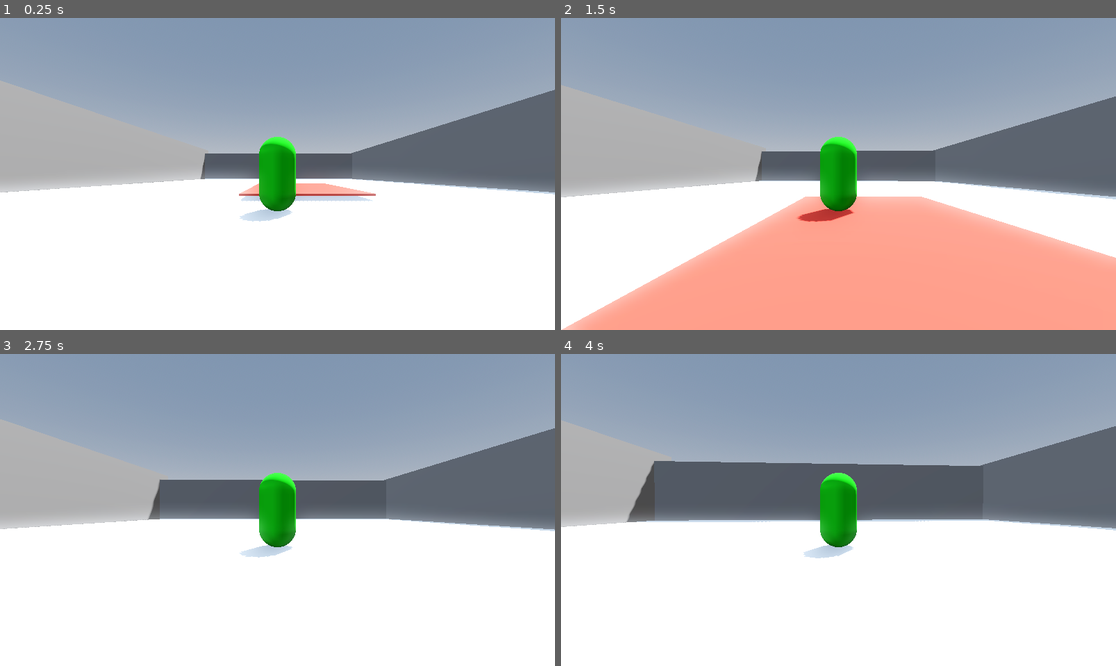
Above: before the commit, frames 1-4 (two rows, left to right).
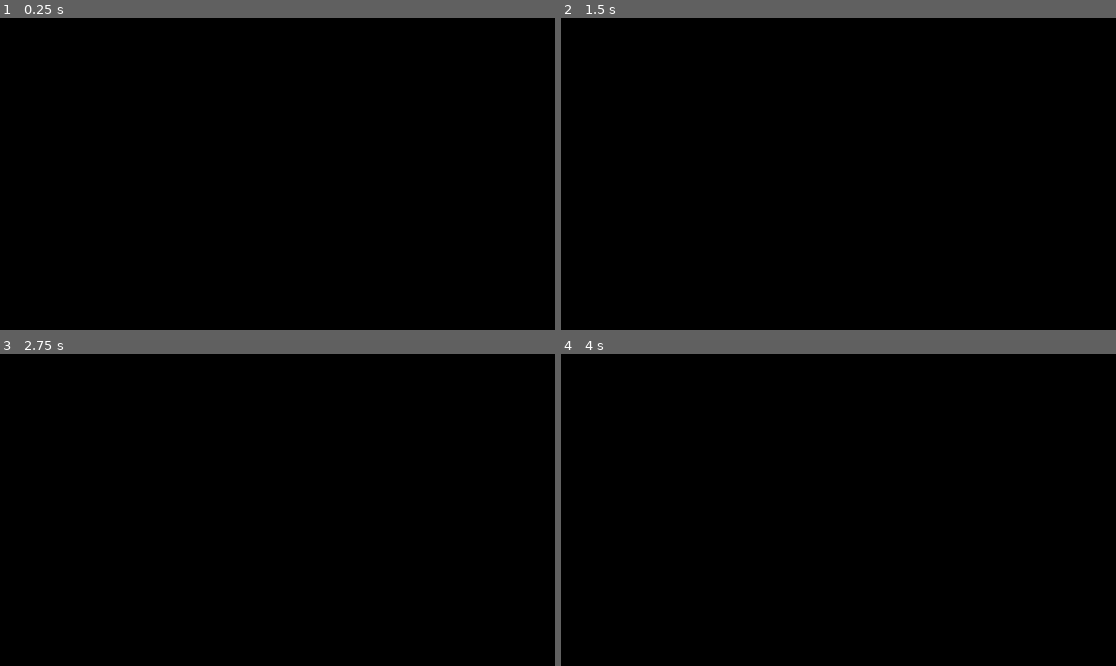
Above: after the commit, the same moments.

Repository: TylerPederson/effort
Game: Godot game, scene res://boss_room.tscn
Two runs of this game, one before a commit and one after it. Both use one fixed random seed, a clock stepped at 60 frames per second and the inputs below. Before the commit the project starts from res://sandbox_level.tscn.
Inputs (mouse positions are in pixels of both pictures, inside the frame that each line leads up to):
- Up to frame 1 (0.25 s): no input
- Up to frame 2 (1.5 s): tap Enter (ui_accept) at 0.5, 0.77 s; move the mouse to (866, 174) at 0.52 s; hold Up (ui_up) from 0.53 s (still down); move the mouse to (810, 174) at 1.27 s
- Up to frame 3 (2.75 s): keep holding Up (ui_up); tap Enter (ui_accept) at 1.52 s; move the mouse to (288, 503) at 2.02 s
- Up to frame 4 (4 s): keep holding Up (ui_up); move the mouse to (832, 516) at 2.77 s; tap Enter (ui_accept) at 3.02, 3.77 s; move the mouse to (877, 513) at 3.52 s

The runs differ from the first frame. In frame 1, 100% of the frame differs, in the area x 0-100%, y 0-100%; in frame 2, 100%; in frame 3, 100%; in frame 4, 100%.

Commit message:
Working on dimensions of the room

Diff:
--- a/boss_room.tscn
+++ b/boss_room.tscn
@@ -1,9 +1,12 @@
-[gd_scene format=3 uid="uid://clerkr85kk6ww"]
+[gd_scene load_steps=2 format=3 uid="uid://clerkr85kk6ww"]
+
+[ext_resource type="PackedScene" uid="uid://703h7fkmxdhp" path="res://player.tscn" id="1_ve44f"]
 
 [node name="BossRoom" type="Node3D"]
 
 [node name="CSGCylinder3D" type="CSGCylinder3D" parent="."]
 transform = Transform3D(52.034306, 0, 0, 0, 0.9999996, 0, 0, 0, 56.829365, 0, -10.8442335, 0)
+use_collision = true
 height = 23.688477
 sides = 64
 
@@ -22,3 +25,6 @@
 [node name="Wall4" type="CSGBox3D" parent="."]
 transform = Transform3D(-4.371139e-08, 0, 1, 0, 1, 0, -1, 0, -4.371139e-08, -1.0847836, 16.99469, 44.748466)
 size = Vector3(0.65283203, 57.8692, 86.69642)
+
+[node name="Player" parent="." instance=ExtResource("1_ve44f")]
+transform = Transform3D(1, 0, 0, 0, 1, 0, 0, 0, 1, 0, 3.0200787, 0)
--- a/project.godot
+++ b/project.godot
@@ -15,6 +15,6 @@
 [application]
 
 config/name="Effort"
-run/main_scene="res://sandbox_level.tscn"
+run/main_scene="uid://clerkr85kk6ww"
 config/features=PackedStringArray("4.5", "Forward Plus")
 config/icon="res://icon.svg"
--- a/sandbox_level.tscn
+++ b/sandbox_level.tscn
@@ -26,7 +26,7 @@
 environment = SubResource("Environment_xftbl")
 
 [node name="DirectionalLight3D" type="DirectionalLight3D" parent="."]
-transform = Transform3D(-0.8660254, -0.43301278, 0.25, 0, 0.49999997, 0.86602545, -0.50000006, 0.75, -0.43301266, 0, 0, 0)
+transform = Transform3D(-0.8660254, -0.43301278, 0.25, 0, 0.49999997, 0.86602545, -0.50000006, 0.75, -0.43301266, 0, -0.32447004, 0)
 shadow_enabled = true
 
 [node name="Floor" type="CSGBox3D" parent="."]
